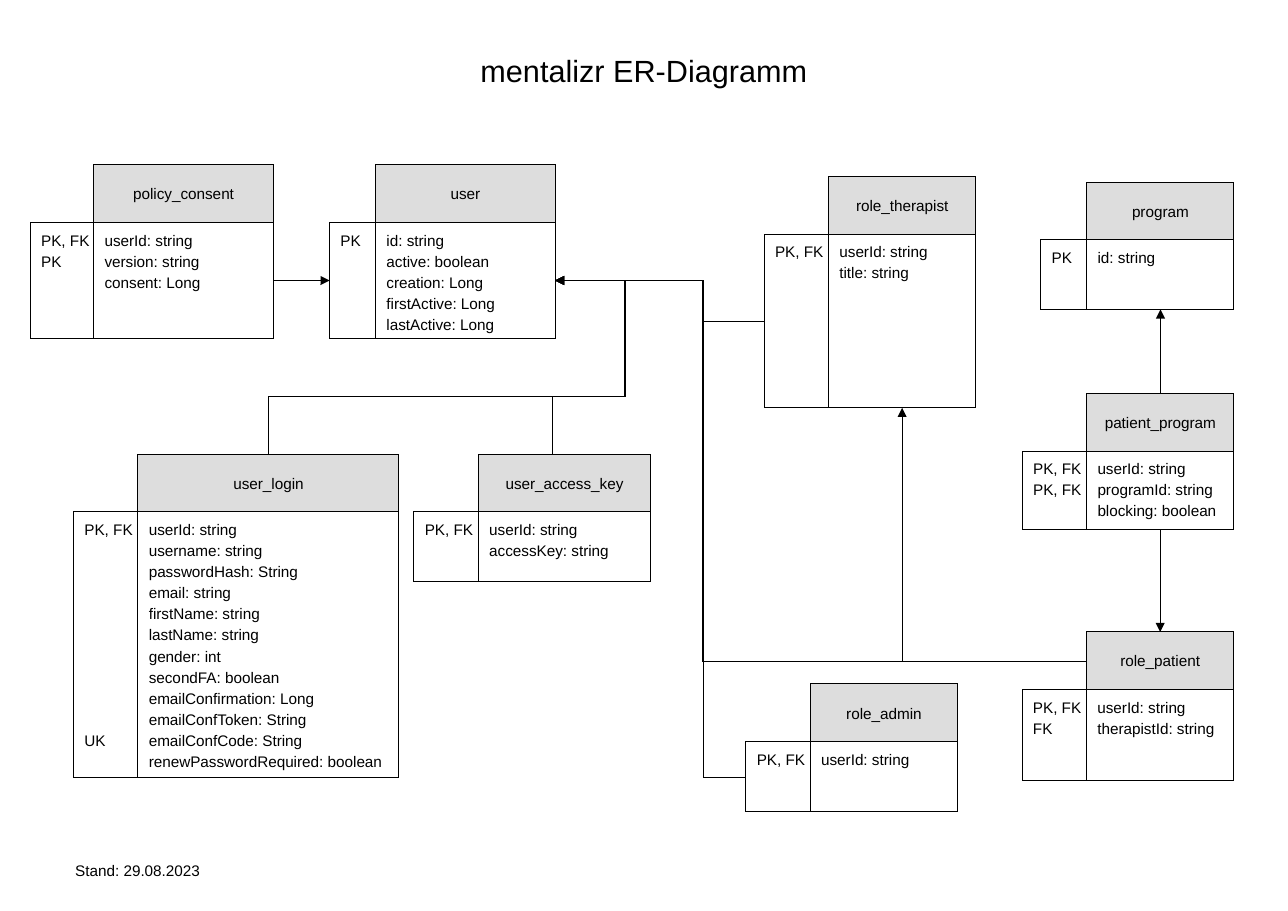
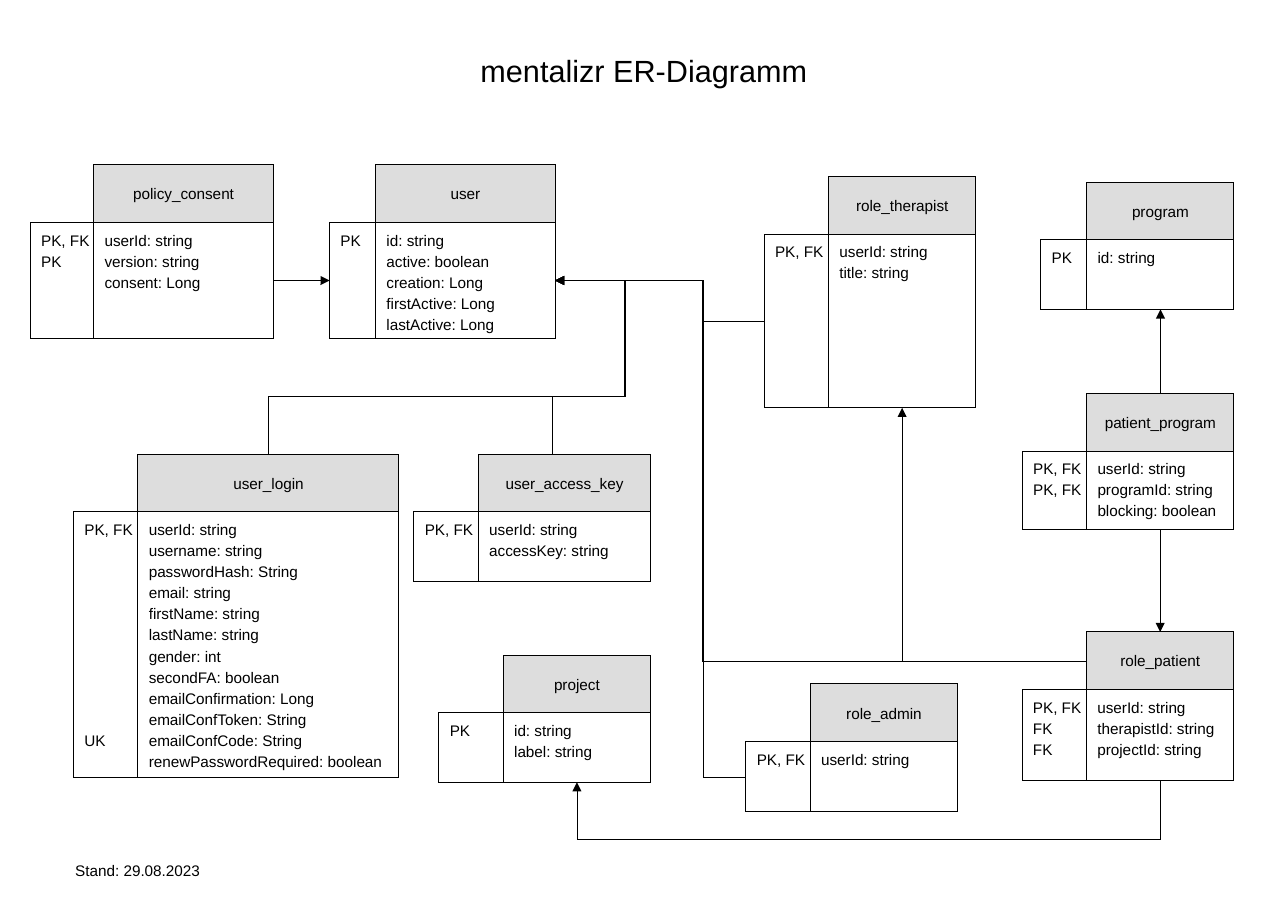
Before and after one commit to mentalizr/m7r-persistence-rdbms, a slide deck: slide 1 of doc/mentalizr-erd.odp. Drawn at 1288x911 pixels with LibreOffice and Linux fonts; fonts in the diff are those of the drawing. Boxes give left, top, right and bottom in pixels: in the first picture for what was removed or moved away, otherwise in the second. Text is boxed around its words. In the diff, an @@ line names an element or a change of style, - is before the commit and + after.

Commit message:
er-diagram update, class Project

```diff
--- a/doc/mentalizr-erd.odp
+++ b/doc/mentalizr-erd.odp
@@ rectangle added at (504, 654, 651, 713), fill #DDDDDD, outline #000000 0 pt, 10 pt, text #000000 @@
+project
@@ rectangle added at (439, 713, 502, 782), fill #FFFFFF, outline #000000 0 pt, 10 pt, text #000000 @@
+PK
@@ rectangle added at (504, 713, 651, 782), fill #FFFFFF, outline #000000 0 pt, 10 pt, text #000000 @@
+id: string
+label: string
@@ text in rectangle at (1022, 690, 1086, 781): paragraph added @@
+FK
@@ text in rectangle at (1097, 744, 1201, 758): paragraph added @@
+projectId: string
@@ elbow arrow added from (1160, 781) to (577, 782), #000000 0 pt @@
```
Also in this commit, not shown: 1 other file.
